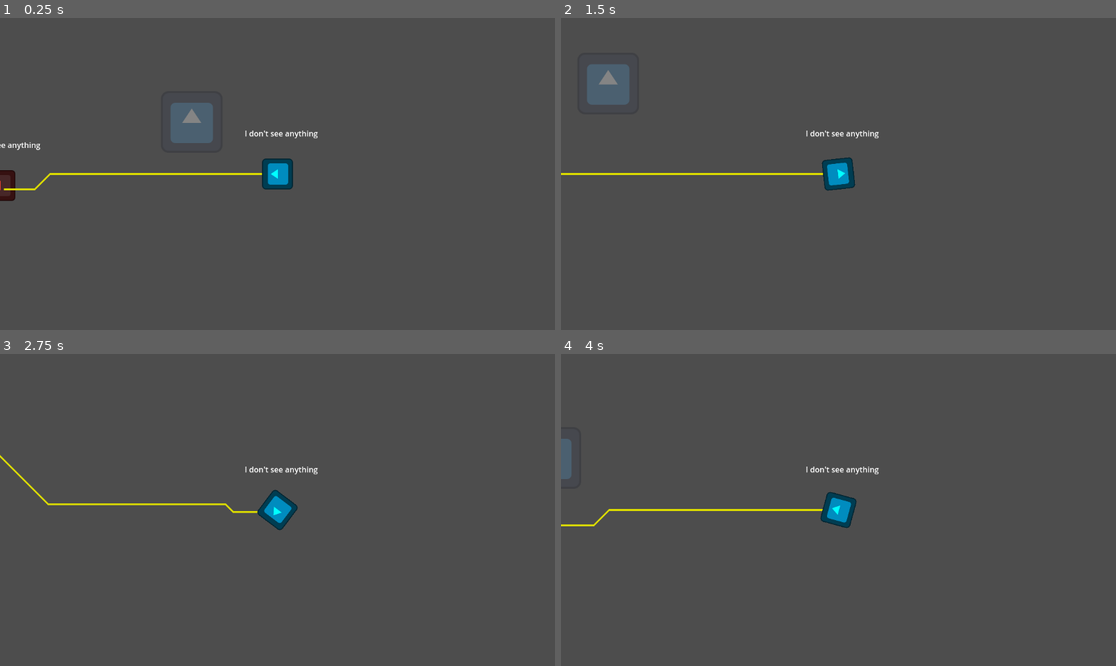
Above: before the commit, frames 1-4 (two rows, left to right).
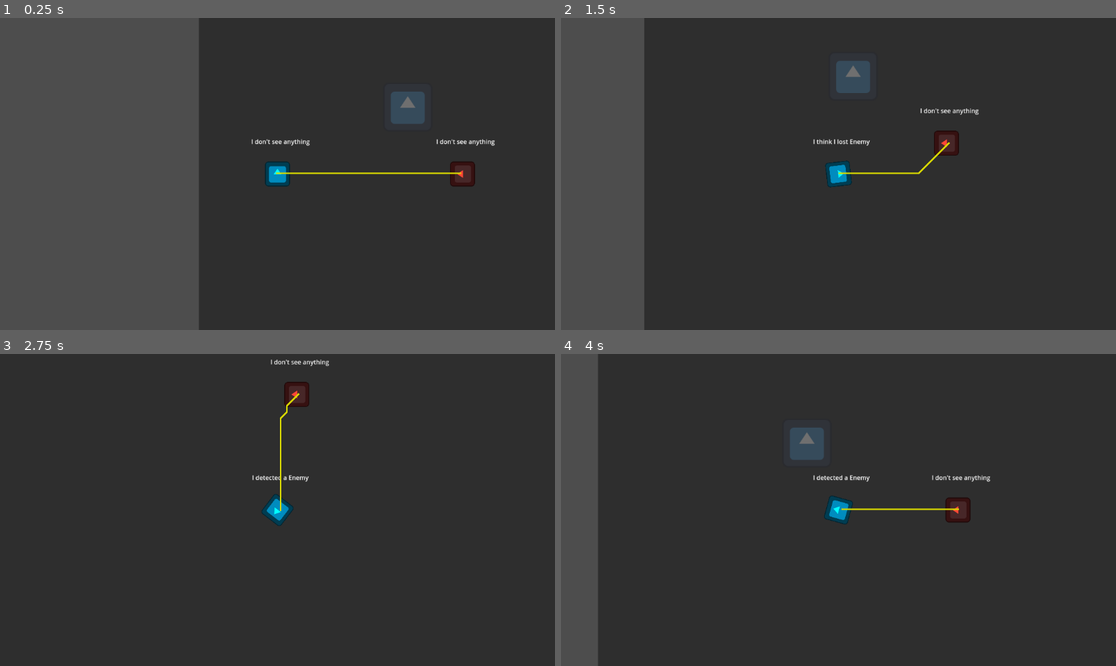
Above: after the commit, the same moments.

Repository: haladrias/godot_wild_jam_82_project
Game: Godot game, scene res://scenes/main.tscn
Two runs of this game, one before a commit and one after it. Both use one fixed random seed, a clock stepped at 60 frames per second and the inputs below. The engine's default icon, where the game draws it, is replaced by a stand-in: a white triangle on a blue panel in a dark square.
Inputs (mouse positions are in pixels of both pictures, inside the frame that each line leads up to):
- Up to frame 1 (0.25 s): no input
- Up to frame 2 (1.5 s): tap Enter at 0.5 s; move the mouse to (960, 158) at 0.52 s; hold D (move_right) 0.53-1.28 s; hold Space (space_bar) 0.53-1.28 s; move the mouse to (727, 189) at 1.27 s; hold S (move_down) from 1.28 s (still down); tap Space (space_bar) at 1.35 s
- Up to frame 3 (2.75 s): move the mouse to (333, 441) at 2.02 s; release S (move_down) at 2.03 s; hold D (move_right) from 2.03 s (still down); hold Space (space_bar) from 2.03 s (still down)
- Up to frame 4 (4 s): move the mouse to (810, 572) at 2.77 s; release D (move_right) at 2.78 s; release Space (space_bar) at 2.78 s; hold W (move_up) 2.78-3.53 s; tap Space (space_bar) at 2.85 s; move the mouse to (1005, 556) at 3.52 s; hold A (move_left) from 3.53 s (still down); hold Space (space_bar) from 3.53 s (still down)

The runs differ from the first frame. In frame 1, 64% of the frame differs, in the area x 0-100%, y 0-100%; in frame 2, 85%; in frame 3, 100%; in frame 4, 93%.

Commit message:
Enhance pathfinding and player mechanics
- Added grid size and show grid properties to pathfinding.gd for better control over the grid.
- Connected debug signal for grid size updates in game.gd and signal_bus.gd to facilitate dynamic UI adjustments.

Diff:
--- a/scenes/game.tscn
+++ b/scenes/game.tscn
@@ -8,10 +8,14 @@
 [node name="Game" type="Node2D"]
 script = ExtResource("1_uwrxv")
 
-[node name="Portal" parent="." instance=ExtResource("3_lbhrr")]
+[node name="Panel" type="Panel" parent="."]
+offset_right = 5000.0
+offset_bottom = 5000.0
+
+[node name="Player" parent="." instance=ExtResource("2_lnu2h")]
+position = Vector2(204, 474)
 
 [node name="Enemy" parent="." instance=ExtResource("4_lbhrr")]
-position = Vector2(144, 432)
+position = Vector2(684, 474)
 
-[node name="Player" parent="." instance=ExtResource("2_lnu2h")]
-position = Vector2(720, 408)
+[node name="Portal" parent="." instance=ExtResource("3_lbhrr")]
--- a/scenes/pathfinder.tscn
+++ b/scenes/pathfinder.tscn
@@ -1,6 +1,6 @@
-[gd_scene load_steps=2 format=3 uid="uid://dfuqtphi1rnid"]
+[gd_scene load_steps=2 format=3 uid="uid://bq442tkle21ss"]
 
-[ext_resource type="Script" uid="uid://beqmah0h4km7x" path="res://scenes/pathfinding.gd" id="1_jqfsq"]
+[ext_resource type="Script" uid="uid://beqmah0h4km7x" path="res://scripts/pathfinding.gd" id="1_jqfsq"]
 
 [node name="pathfinding" type="Node2D"]
 script = ExtResource("1_jqfsq")
--- a/scenes/pathfinding.tscn
+++ b/scenes/pathfinding.tscn
@@ -1,6 +1,7 @@
 [gd_scene load_steps=2 format=3 uid="uid://cdyf7vl48rwk4"]
 
-[ext_resource type="Script" uid="uid://beqmah0h4km7x" path="res://scenes/pathfinding.gd" id="1_xug3m"]
+[ext_resource type="Script" uid="uid://beqmah0h4km7x" path="res://scripts/pathfinding.gd" id="1_xug3m"]
+
 
 [node name="pathfinding" type="Node2D"]
 script = ExtResource("1_xug3m")
--- a/scenes/player.tscn
+++ b/scenes/player.tscn
@@ -53,3 +53,4 @@
 vertical_alignment = 1
 
 [node name="Camera2D" type="Camera2D" parent="."]
+zoom = Vector2(0.8, 0.8)
--- a/scripts/game.gd
+++ b/scripts/game.gd
@@ -1 +1,9 @@
 extends Node2D
+
+func _ready() -> void:
+	SignalBus.debug_set_grid_size.connect(set_panel)
+
+# For debug, we shoould remove it once we have a tilemap in place
+func set_panel(size):
+	$Panel.size = size
+	print("The playable area is " + str($Panel.size) + ". Remain within the panel boundary for the pathing to work.")
--- a/scenes/pathfinding.gd
+++ b/scripts/pathfinding.gd
@@ -1,8 +1,13 @@
 class_name Pathfinder extends Node2D
+
+@export_group("AStar Grid Properties")
 @export var cell_size = Vector2i(16, 16)
+## Grid size is based on number of cells, not pixels. Grid size in pixels will be grid_size * cell_size
+@export var grid_size = Vector2i(200, 200)
+@export var show_grid: bool = false
+# TODO: Rework these vars to allow entry as pixels and have the script convert to cell units
 
 var astar_grid = AStarGrid2D.new()
-var grid_size
 var end = Vector2i(0, 0) # Placeholder, gets updated by player position signal
 var entity_position = Vector2i.ZERO # Placeholder, gets updated by calling entity position
 const GRID_ORIGIN = Vector2i(0, 0)
@@ -13,16 +18,16 @@
 	get_tree().root.size_changed.connect(initialize_grid)
 	initialize_grid()
 	update_path()
-
+	## Timer is used to ensure that the signal is connected and the Panel is ready before the signal is emitted
+	await get_tree().create_timer(0.2).timeout
+	SignalBus.debug_set_grid_size.emit(Vector2(grid_size * cell_size))
 
 func update_entity_position(pos):
 	entity_position = Vector2i(Vector2i(pos) / cell_size)
 	$Line2D.global_position = Vector2(0,0)
 
-
 func initialize_grid():
 	global_position = Vector2(0,0)
-	grid_size = Vector2i(get_viewport_rect().size)
 	astar_grid.region.position = GRID_ORIGIN
 	astar_grid.region.size = grid_size
 	astar_grid.cell_size = cell_size
@@ -39,3 +44,14 @@
 func update_path():
 	line_path = PackedVector2Array(astar_grid.get_point_path(entity_position, end))
 	$Line2D.points = line_path
+
+func _draw():
+	if show_grid:
+		draw_grid() # is only needed to show debug grid
+	pass
+
+func draw_grid():
+	for x in grid_size.x + 1:
+		draw_line(Vector2(x * cell_size.x, 0), Vector2(x * cell_size.x, grid_size.y * cell_size.y), Color(.6,.6,.6,.2), 2.0)
+	for y in grid_size.y + 1:
+		draw_line(Vector2(0, y * cell_size.y), Vector2(grid_size.x * cell_size.x, y * cell_size.y), Color(.6,.6,.6,.2), 2.0)
--- a/scripts/signal_bus.gd
+++ b/scripts/signal_bus.gd
@@ -7,3 +7,4 @@
 
 ## Debugging signals
 signal debug_spacebar_pressed
+signal debug_set_grid_size # Signals game.gd to update the panel size to indicate grid size
Renamed: scenes/pathfinding.gd.uid -> scripts/pathfinding.gd.uid
